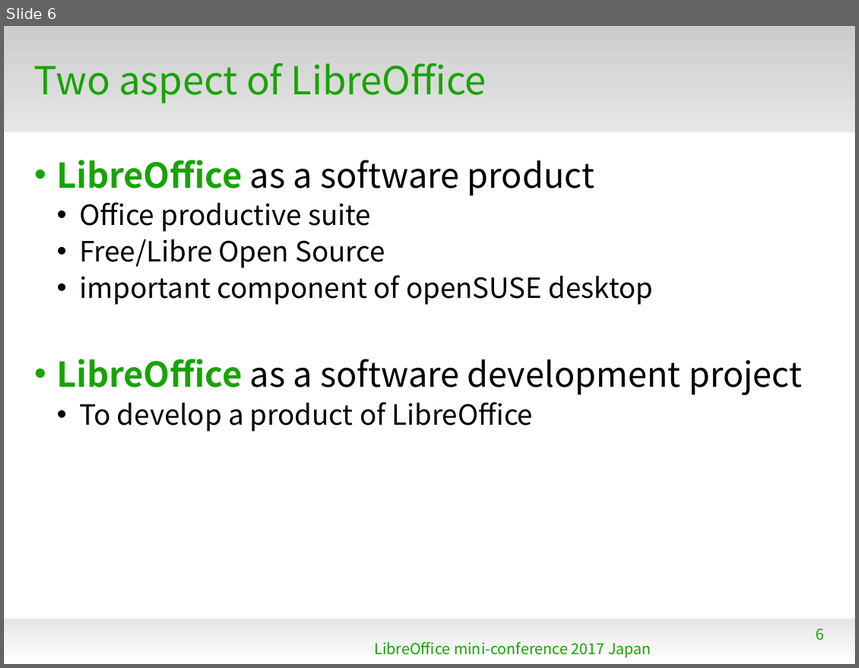
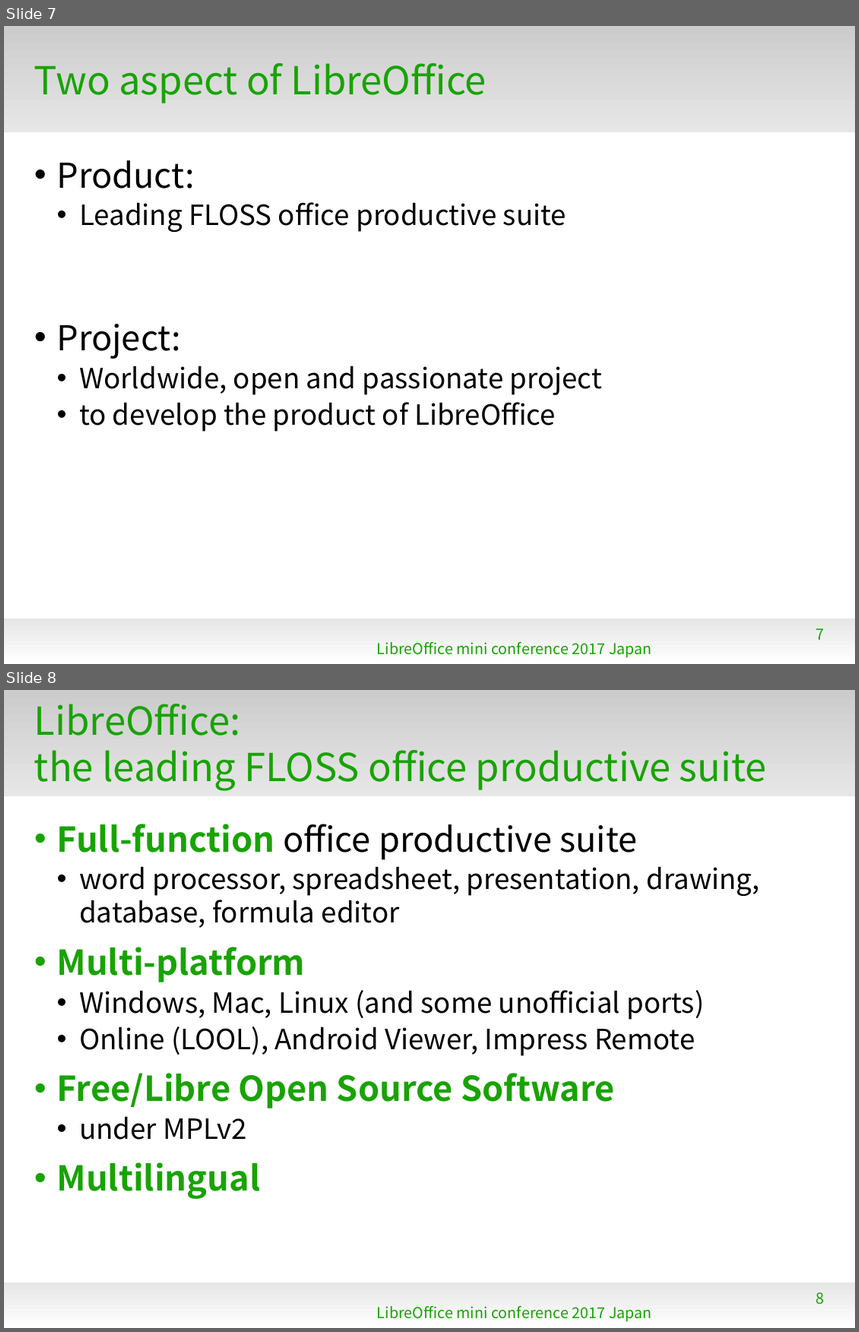
Before and after one commit to naruoga/KantoLibreOffice, a slide deck: others/LibOminiconf2017-MixingBowlCulture.odp. Shown one above the other, each under a label of ours: slide 6 before the commit, slides 7 and 8 after it. The pictures are 859x668 and 859x1332 pixels, drawn with LibreOffice and Linux fonts; fonts in the diff are those of the drawing; background and template pictures are left out. Boxes give left, top, right and bottom in pixels: in the first picture for what was removed or moved away, otherwise in the second. Text is boxed around its words. In the diff, an @@ line names an element or a change of style, - is before the commit and + after.

```diff
--- a/others/LibOminiconf2017-MixingBowlCulture.odp
+++ b/others/LibOminiconf2017-MixingBowlCulture.odp
@@ slide 8 added at (x1=4, y1=690, x2=855, y2=1328), background #FFFFFF; not listed: 2 template elements that a slide beside it also shows @@
@@ title added at (x1=34, y1=704, x2=767, y2=791), 36 pt, text #18A303 @@
+LibreOffice:
+the leading FLOSS office productive suite
@@ text added at (x1=57, y1=824, x2=759, y2=1199), 26 pt, text #000000 @@
+• Full-function office productive suite
+  • word processor, spreadsheet, presentation, drawing, database, formula editor
+• Multi-platform
+  • Windows, Mac, Linux (and some unofficial ports)
+  • Online (LOOL), Android Viewer, Impress Remote
+• Free/Libre Open Source Software
+  • under MPLv2
+• Multilingual
@@ page number added at (x1=816, y1=1293, x2=825, y2=1305), 14 pt, text #18A303 @@
+8
@@ text added at (x1=377, y1=1306, x2=652, y2=1322), 14 pt, text #18A303 @@
+LibreOffice mini conference 2017 Japan
@@ what was slide 6 is now slide 7 @@
@@ slide 7 changed as well @@
@@ text at (x1=57, y1=161, x2=602, y2=432): text changed @@
-• LibreOffice as a software product
-  • Office productive suite
-  • Free/Libre Open Source
-  • important component of openSUSE desktop
-• LibreOffice as a software development project
-  • To develop a product of LibreOffice
+• Product:
+  • Leading FLOSS office productive suite
+• Project:
+  • Worldwide, open and passionate project
+  • to develop the product of LibreOffice
@@ page number at (x1=816, y1=629, x2=825, y2=640): text changed @@
-6
+7
@@ text at (x1=377, y1=642, x2=652, y2=658): text changed @@
-LibreOffice mini-conference 2017 Japan
+LibreOffice mini conference 2017 Japan
```
Also in this commit, not shown: 6 other slides changed, 32 other slides added, 2 slides removed, 1 other file.
